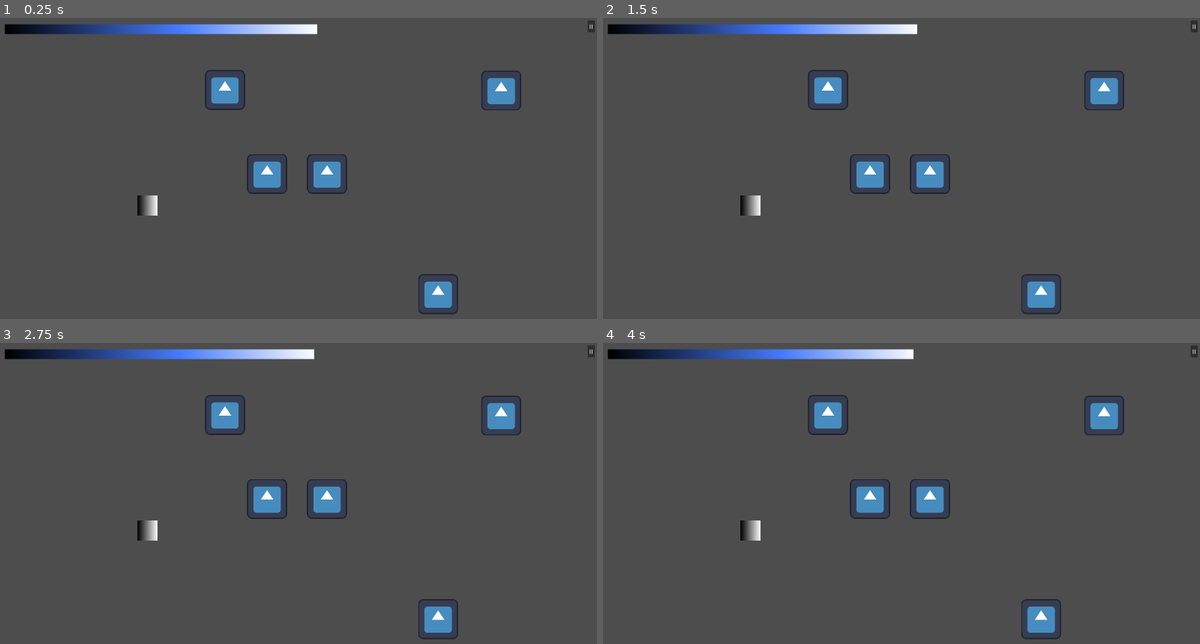
Above: before the commit, frames 1-4 (two rows, left to right).
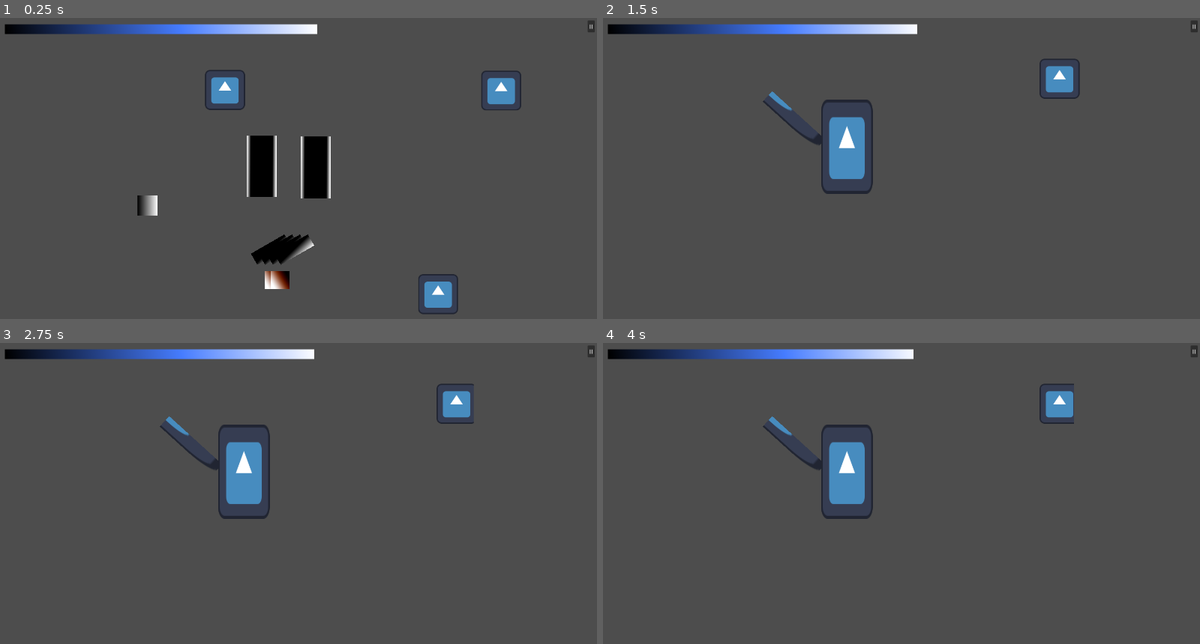
Above: after the commit, the same moments.

Repository: Inquisitor718/Casa-de-Penguin
Game: Godot game, scene res://home.tscn
Two runs of this game, one before a commit and one after it. Both use one fixed random seed, a clock stepped at 60 frames per second and the inputs below. This scene is started directly instead of the project's main scene. The engine's default icon, where the game draws it, is replaced by a stand-in: a white triangle on a blue panel in a dark square.
Inputs (mouse positions are in pixels of both pictures, inside the frame that each line leads up to):
- Up to frame 1 (0.25 s): no input
- Up to frame 2 (1.5 s): click (1110, 93) at 0.5 s; click (1056, 294) at 1.25 s
- Up to frame 3 (2.75 s): click (256, 418) at 2.02 s
- Up to frame 4 (4 s): click "II" at 2.75 s; click "Resume" at 3.5 s

The runs differ from the first frame. In frame 1, 3.2% of the frame differs, in the area x 41-59%, y 39-91%; in frame 2, 4.9%, in the area x 22-88%, y 13-99%; in frame 3, 4.8%; in frame 4, 4.8%.

Commit message:
recovered home

Diff:
--- a/casa-de-penguin/Scenes/main_expired.tscn
+++ b/casa-de-penguin/Scenes/main_expired.tscn
@@ -34,8 +34,8 @@
 room2 = ExtResource("3_344ge")
 room3 = ExtResource("4_ynf5e")
 room4 = SubResource("PackedScene_fdnlq")
-snowman = ExtResource("8_d1ilt")
-kitchen = ExtResource("8_6iyac")
+snowman = ExtResource("4_ynf5e")
+kitchen = ExtResource("3_344ge")
 fire_place = ExtResource("9_6iyac")
 Pond = ExtResource("10_fdnlq")
 fish_spacing = 100.0
--- a/casa-de-penguin/home.gd
+++ b/casa-de-penguin/home.gd
@@ -1,14 +1,75 @@
 extends Node2D
 
+@onready var table: Marker2D = $table
+@onready var table_coco: Marker2D = $table_coco
 
+
+@export var fish_scene: PackedScene
+@export var hot_choco: PackedScene
+@export var Snowman: PackedScene
+@export var kitchen: PackedScene
+@export var fire_place: PackedScene
+@export var Pond: PackedScene
+
+
+
+
+var fish= ProgresBar.fish_count
+var choco= ProgresBar.hot_choco
+var dragging = false
+@export var fish_spacing : float = 25.0
+@export var coco_spacing : float =20.0
 
 
 
 # Called when the node enters the scene tree for the first time.
 func _ready() -> void:
-	pass # Replace with function body.
+	place_fish_and_coco()
 
 
 # Called every frame. 'delta' is the elapsed time since the previous frame.
+@warning_ignore("unused_parameter")
 func _process(delta: float) -> void:
 	pass
+
+
+func place_fish_and_coco():
+
+	for i in range(fish):
+		var fish_instance = fish_scene.instantiate()
+		table.add_child(fish_instance)
+
+		fish_instance.global_position = (table.global_position+ Vector2(i * fish_spacing, 0))
+		print("added fish")
+
+	for i in range(choco):
+		var choco_instance = hot_choco.instantiate()
+		table_coco.add_child(choco_instance)
+
+		choco_instance.global_position = (table_coco.global_position+ Vector2(i * coco_spacing, 0))
+		print("added hot choco")
+
+#----feeding logic
+
+func _on_texture_button_2_pressed() -> void:
+	ProgresBar.add_energy(5.0)
+
+	print(ProgresBar.Current_Energy)
+
+
+
+
+#transition to different rooms
+
+func _on_snowman_button_pressed() -> void:
+	get_tree().change_scene_to_packed(Snowman)
+
+
+func _on_pond_button_pressed() -> void:
+	get_tree().change_scene_to_packed(Pond)
+
+func _on_fireplace_pressed() -> void:
+	get_tree().change_scene_to_packed(fire_place)
+
+func _on_kitchen_pressed() -> void:
+	get_tree().change_scene_to_packed(kitchen)
--- a/casa-de-penguin/home.tscn
+++ b/casa-de-penguin/home.tscn
@@ -1,7 +1,13 @@
-[gd_scene load_steps=5 format=3 uid="uid://1v76j3t52gdp"]
+[gd_scene load_steps=11 format=3 uid="uid://1v76j3t52gdp"]
 
 [ext_resource type="Script" uid="uid://bdivaq32uc6dp" path="res://home.gd" id="1_1ey7h"]
+[ext_resource type="PackedScene" uid="uid://bs2ynfyt0nf3y" path="res://Scenes/fish.tscn" id="2_86xni"]
 [ext_resource type="Texture2D" uid="uid://bxkdtofujphu3" path="res://icon.svg" id="3_o1ld7"]
+[ext_resource type="PackedScene" uid="uid://2xen71bnxsnk" path="res://Scenes/HotCoco.tscn" id="3_qq0qw"]
+[ext_resource type="PackedScene" uid="uid://b47dnlbyly1av" path="res://Scenes/kitchen.tscn" id="5_tdh31"]
+[ext_resource type="PackedScene" uid="uid://bjeek4rb56exk" path="res://Scenes/fire_place.tscn" id="6_x0ehs"]
+[ext_resource type="PackedScene" uid="uid://dpadm7edd2eb0" path="res://Scenes/Pond.tscn" id="7_rdsdt"]
+[ext_resource type="PackedScene" uid="uid://26n3qaq1gt81" path="res://Scenes/Penguin.tscn" id="8_86xni"]
 
 [sub_resource type="Gradient" id="Gradient_2ayvv"]
 
@@ -10,6 +16,11 @@
 
 [node name="Home" type="Node2D"]
 script = ExtResource("1_1ey7h")
+fish_scene = ExtResource("2_86xni")
+hot_choco = ExtResource("3_qq0qw")
+kitchen = ExtResource("5_tdh31")
+fire_place = ExtResource("6_x0ehs")
+Pond = ExtResource("7_rdsdt")
 
 [node name="Snowman Button" type="TextureButton" parent="."]
 offset_left = 1549.0
@@ -39,15 +50,19 @@
 offset_bottom = 846.0
 texture_normal = SubResource("GradientTexture2D_w1mvj")
 
-[node name="Penguin1" type="Sprite2D" parent="."]
-position = Vector2(863, 501)
-texture = ExtResource("3_o1ld7")
+[node name="table" type="Marker2D" parent="."]
+position = Vector2(875, 744)
 
-[node name="Penguin2" type="Sprite2D" parent="."]
-position = Vector2(1055, 501)
-texture = ExtResource("3_o1ld7")
+[node name="table_coco" type="Marker2D" parent="."]
+position = Vector2(885, 838)
 
-[connection signal="pressed" from="Snowman Button" to="." method="_on_texture_button_pressed"]
+[node name="Penguin" parent="." instance=ExtResource("8_86xni")]
+position = Vector2(846, 477)
+
+[node name="Penguin2" parent="." instance=ExtResource("8_86xni")]
+position = Vector2(1019, 480)
+
+[connection signal="pressed" from="Snowman Button" to="." method="_on_snowman_button_pressed"]
 [connection signal="pressed" from="Pond Button" to="." method="_on_pond_button_pressed"]
 [connection signal="pressed" from="Fireplace" to="." method="_on_fireplace_pressed"]
 [connection signal="pressed" from="Kitchen" to="." method="_on_kitchen_pressed"]
Not shown, changed: casa-de-penguin/.DS_Store
